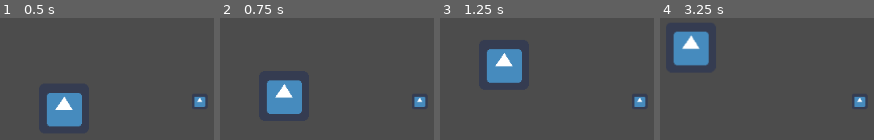
Above: before the commit, frames 1-4 (left to right).
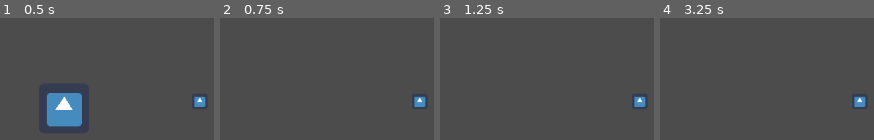
Above: after the commit, the same moments.

Repository: iarzuaga/willbros
Game: Godot game, scene res://Scripts/stage.tscn
Two runs of this game, one before a commit and one after it. Both use one fixed random seed, a clock stepped at 60 frames per second and the inputs below. The engine's default icon, where the game draws it, is replaced by a stand-in: a white triangle on a blue panel in a dark square.
Inputs:
- Up to frame 1 (0.5 s): no input
- Up to frame 2 (0.75 s): tap Enter at 0.5 s; hold W (Up) from 0.53 s (still down); tap X (Attack, bound only after the commit) at 0.6 s
- Up to frame 3 (1.25 s): keep holding W (Up); tap Z (Interact, bound only after the commit) at 0.8 s
- Up to frame 4 (3.25 s): release W (Up) at 1.28 s; hold S (Down) 1.28-2.03 s; tap Z (Interact, bound only after the commit) at 1.35, 2.3 s; tap X (Attack, bound only after the commit) at 1.55, 2.85 s; hold A (Rigth) 2.03-2.78 s; hold W (Up) from 2.03 s (still down)

Frame 1 is identical in both runs. In frame 2, 4.5% of the frame differs, in the area x 21-39%, y 50-79%; in frame 3, 4.5%; in frame 4, 4.8%, in the area x 6-23%, y 10-40%.

Commit message:
Wip tackle

Diff:
--- a/WllBrosProject/Scripts/Player.gd
+++ b/WllBrosProject/Scripts/Player.gd
@@ -42,6 +42,10 @@
 				object_grabbed.append(object)
 				object.get_parent().remove_child(object)
 
+	if Input.is_action_just_pressed("Attack"):
+		vel_i = speed * 100 * vel_i.normalized()
+		pass
+
 	velocity.x = lerp(velocity.x, vel_i.x, 0.1)
 	velocity.y = lerp(velocity.y, vel_i.y, 0.1)
 	move_and_slide(velocity, Vector2(0,0), 25.0)
--- a/WllBrosProject/project.godot
+++ b/WllBrosProject/project.godot
@@ -24,6 +24,10 @@
  ]
 Rigth=[ Object(InputEventKey,"resource_local_to_scene":false,"resource_name":"","device":0,"alt":false,"shift":false,"control":false,"meta":false,"command":false,"pressed":false,"scancode":65,"unicode":0,"echo":false,"script":null)
  ]
+Interact=[ Object(InputEventKey,"resource_local_to_scene":false,"resource_name":"","device":0,"alt":false,"shift":false,"control":false,"meta":false,"command":false,"pressed":false,"scancode":90,"unicode":0,"echo":false,"script":null)
+ ]
+Attack=[ Object(InputEventKey,"resource_local_to_scene":false,"resource_name":"","device":0,"alt":false,"shift":false,"control":false,"meta":false,"command":false,"pressed":false,"scancode":88,"unicode":0,"echo":false,"script":null)
+ ]
 
 [rendering]
 
